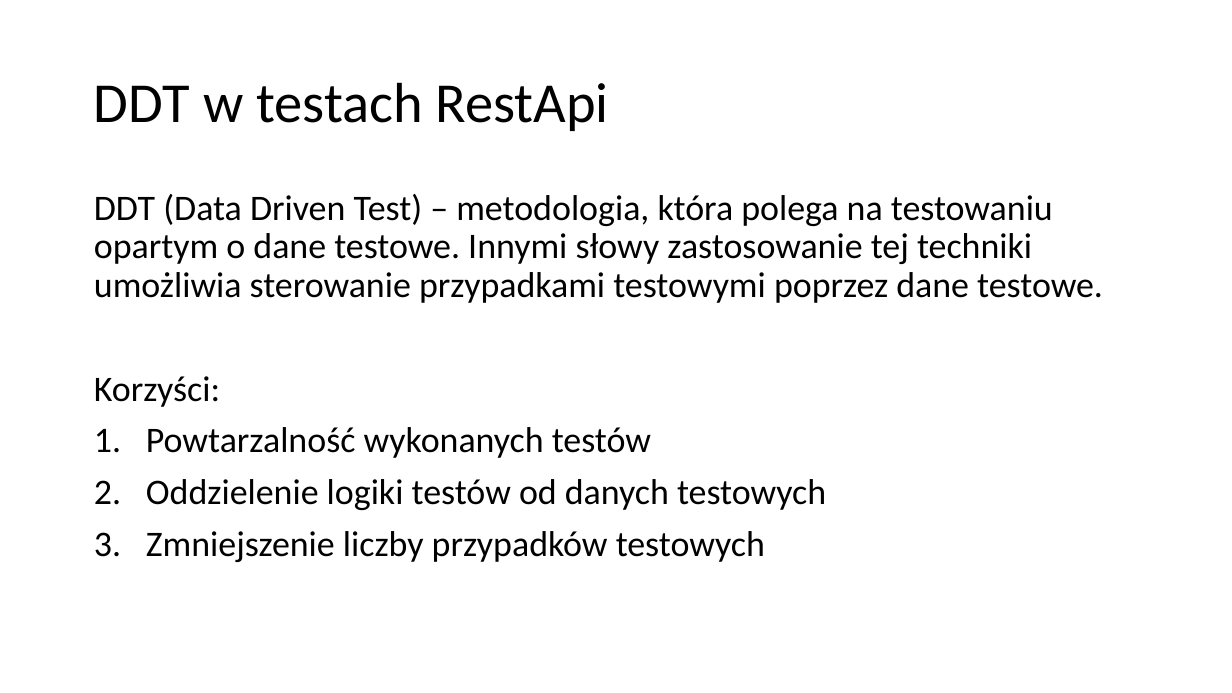
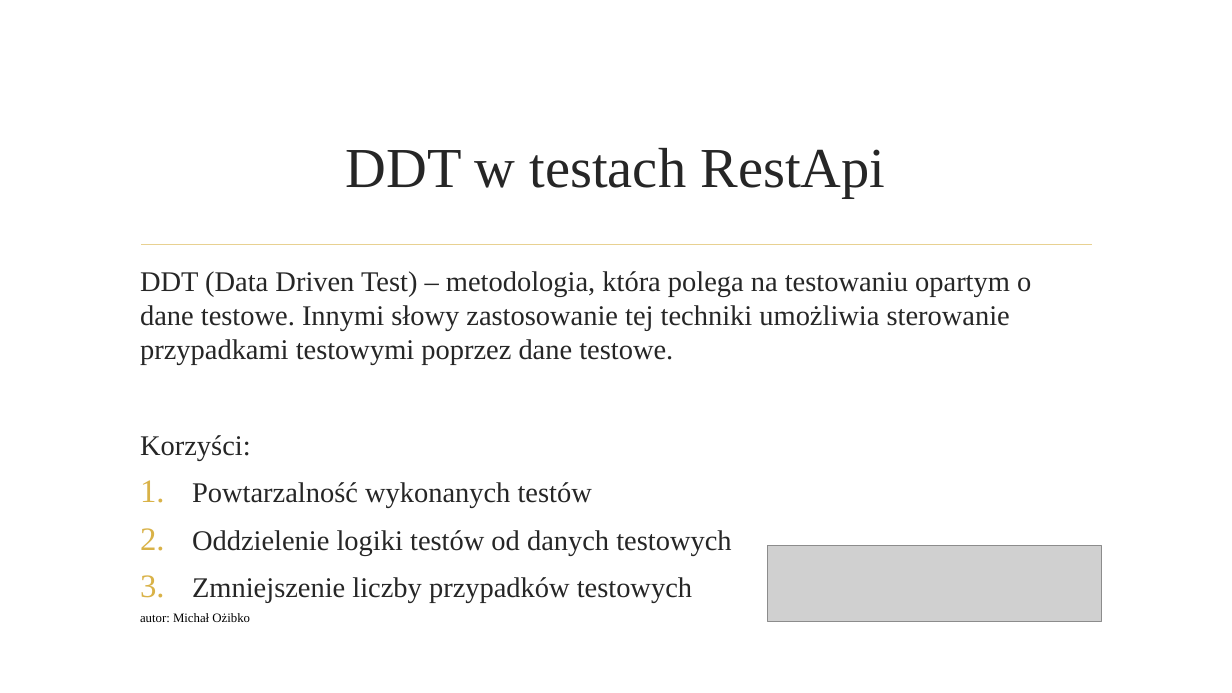
Before and after one commit to qadevpl/repo, a slide deck: slide 11 of JSRestApi/WarsztatQA.pptx. Drawn at 1232x693 pixels with LibreOffice and Linux fonts; fonts in the diff are those of the drawing; grey boxes stand for pictures; background and template pictures are left out. Boxes give left, top, right and bottom in pixels: in the first picture for what was removed or moved away, otherwise in the second. Text is boxed around its words. In the diff, an @@ line names an element or a change of style, - is before the commit and + after.

```diff
--- a/JSRestApi/WarsztatQA.pptx
+++ b/JSRestApi/WarsztatQA.pptx
@@ title "DDT w testach RestApi": place and size @@
-title "DDT w testach RestApi" at <box>94,82,609,131</box>
+title "DDT w testach RestApi" at <box>346,148,885,198</box>
@@ title "DDT w testach RestApi" at <box>346,148,885,198</box>: font Calibri to Times New Roman, text colour #000000 to #262626; alignment left to centre; line spacing 0.9 to 1 @@
@@ text "DDT (Data Driven Test) – ...": place and size @@
-text "DDT (Data Driven Test) – ..." at <box>94,194,1103,562</box>
+text "DDT (Data Driven Test) – ..." at <box>140,271,1031,603</box>
@@ text "DDT (Data Driven Test) – ..." at <box>140,271,1031,603</box>: size 28 to 22.2 pt, font Calibri to Times New Roman, text colour #000000 to #262626; line spacing 0.9 to 1 @@
@@ line added from (141, 245) to (1092, 245), #E8D191 1.25 pt @@
@@ picture added at <box>768,546,1103,622</box> @@
@@ text added at <box>140,613,250,622</box>, 10 pt, text #000000 @@
+autor: Michał Ożibko
@@ page number added at <box>1080,621,1092,625</box>, 10 pt, text #000000 @@
+11
```
Also in this commit, not shown: 15 other slides changed, 1 slide added, 1 slide removed.
